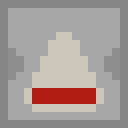
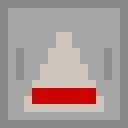
Two versions of the same layered image (128x128). Layer-by-layer changes:
painted on "sides" over (x1=8, y1=48, x2=120, y2=80)
painted on "red" over (x1=32, y1=88, x2=96, y2=104)
painted on "triangle" over (x1=24, y1=40, x2=104, y2=112)
